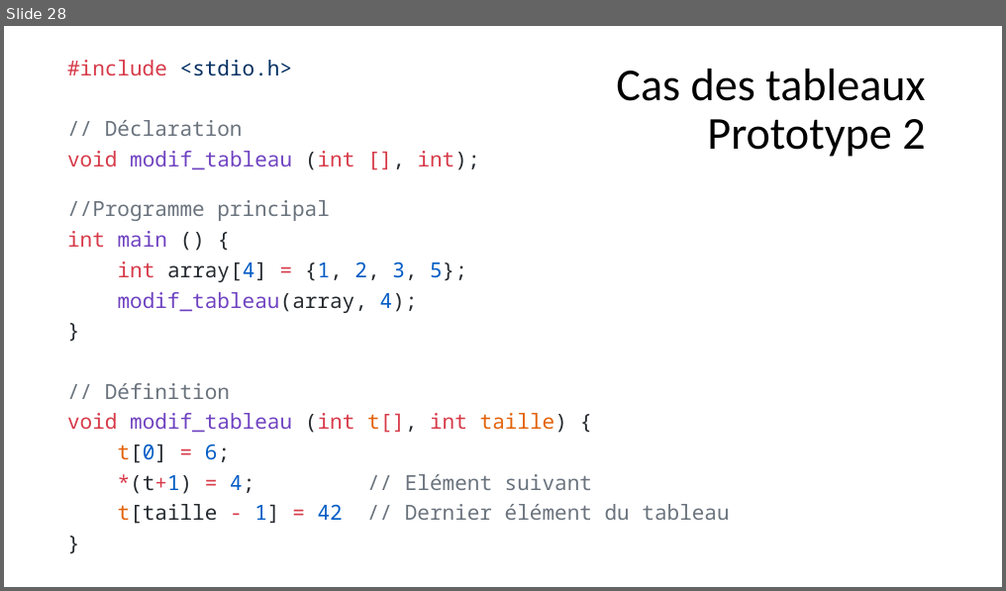
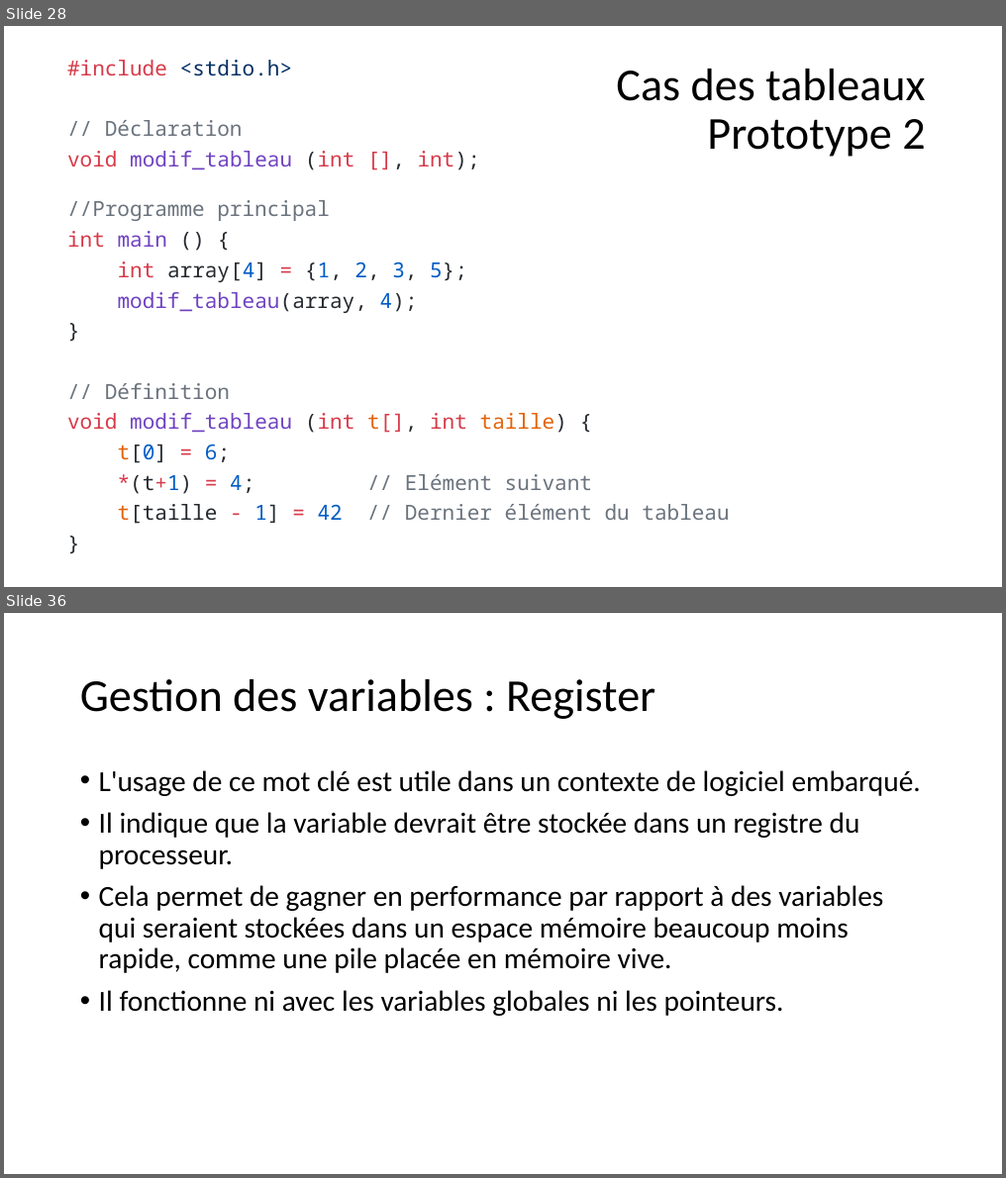
Before and after one commit to Firestorm49/bts-1, a slide deck: 02_C/05_Fonctions/Fonctions.pptx. Shown one above the other, each under a label of ours: slide 28 before the commit, slides 28 and 36 after it; the slides between them are not shown. The pictures are 1006x591 and 1006x1178 pixels, drawn with LibreOffice and Linux fonts; fonts in the diff are those of the drawing. Boxes give left, top, right and bottom in pixels: in the first picture for what was removed or moved away, otherwise in the second. Text is boxed around its words. In the diff, an @@ line names an element or a change of style, - is before the commit and + after.

Commit message:
variables statiques

```diff
--- a/02_C/05_Fonctions/Fonctions.pptx
+++ b/02_C/05_Fonctions/Fonctions.pptx
@@ slide 36 added at (x1=4, y1=613, x2=1002, y2=1174), background #FFFFFF @@
@@ title added at (x1=80, y1=679, x2=655, y2=719), 44 pt, text #000000 @@
+Gestion des variables : Register
@@ text added at (x1=99, y1=770, x2=921, y2=1016), 28 pt, text #000000 @@
+• L'usage de ce mot clé est utile dans un contexte de logiciel embarqué.
+• Il indique que la variable devrait être stockée dans un registre du processeur.
+• Cela permet de gagner en performance par rapport à des variables qui seraient stockées dans un espace mémoire beaucoup moins rapide, comme une pile placée en mémoire vive.
+• Il fonctionne ni avec les variables globales ni les pointeurs.
```
Also in this commit, not shown: 12 other slides added, 3 other files.
